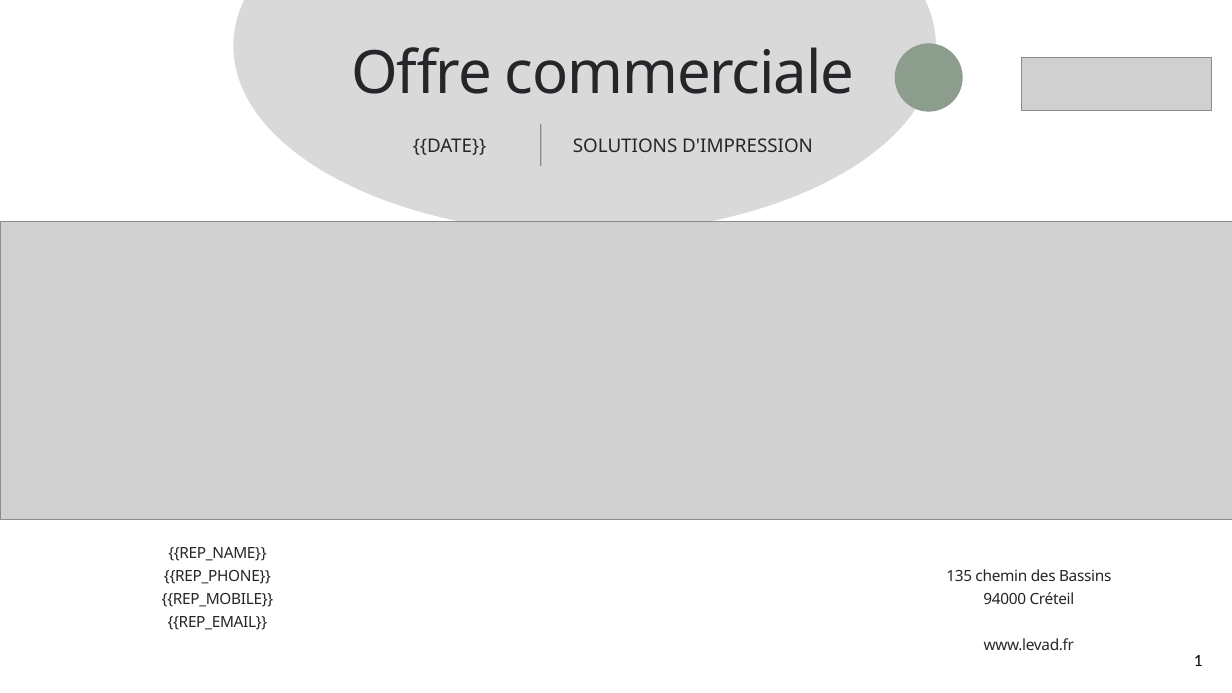
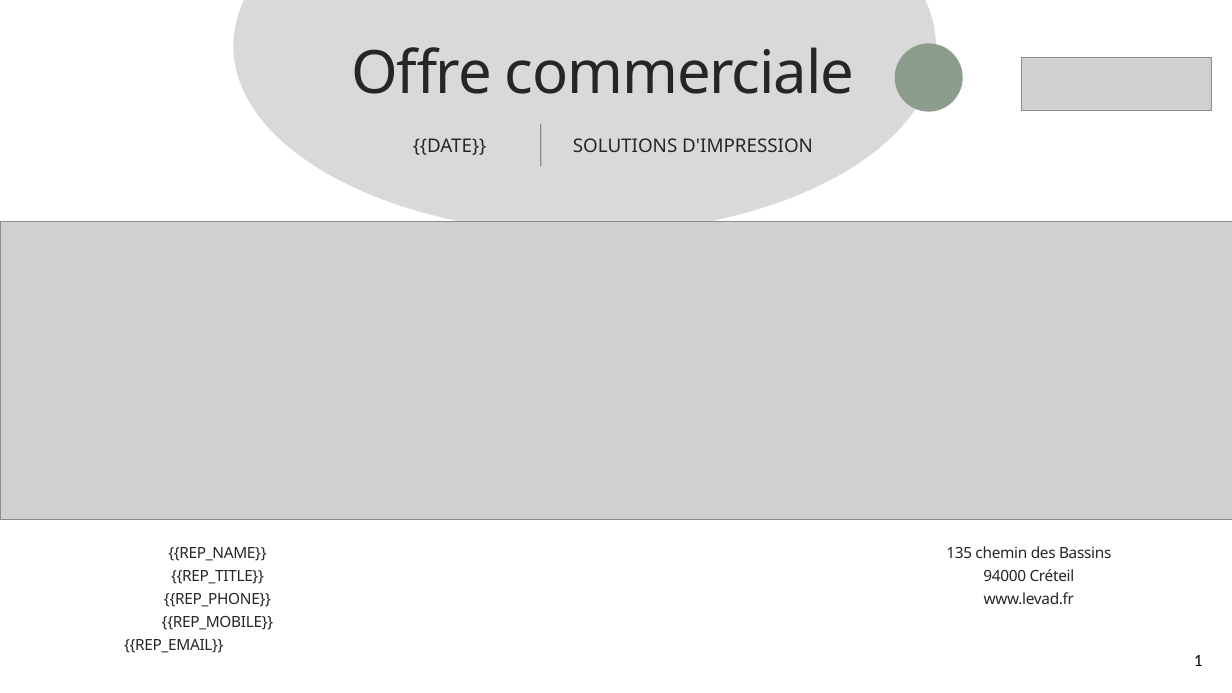
Before and after one commit to Mikael2655/Levad, a slide deck: slide 1 of proposition-commerciale/assets/template.pptx. Drawn at 1232x693 pixels with LibreOffice and Linux fonts; fonts in the diff are those of the drawing; grey boxes stand for pictures; background and template pictures are left out. Boxes give left, top, right and bottom in pixels: in the first picture for what was removed or moved away, otherwise in the second. Text is boxed around its words. In the diff, an @@ line names an element or a change of style, - is before the commit and + after.

```diff
--- a/proposition-commerciale/assets/template.pptx
+++ b/proposition-commerciale/assets/template.pptx
@@ text "135 chemin des Bassins" rewrapped from (946, 569, 1111, 650) to (946, 546, 1111, 604) @@
@@ text at (171, 570, 264, 584): paragraph added @@
+{{REP_TITLE}}
@@ text at (124, 639, 224, 653): alignment centre to left @@
```
Also in this commit, not shown: 4 other slides changed, 1 slide removed, 7 other files.
